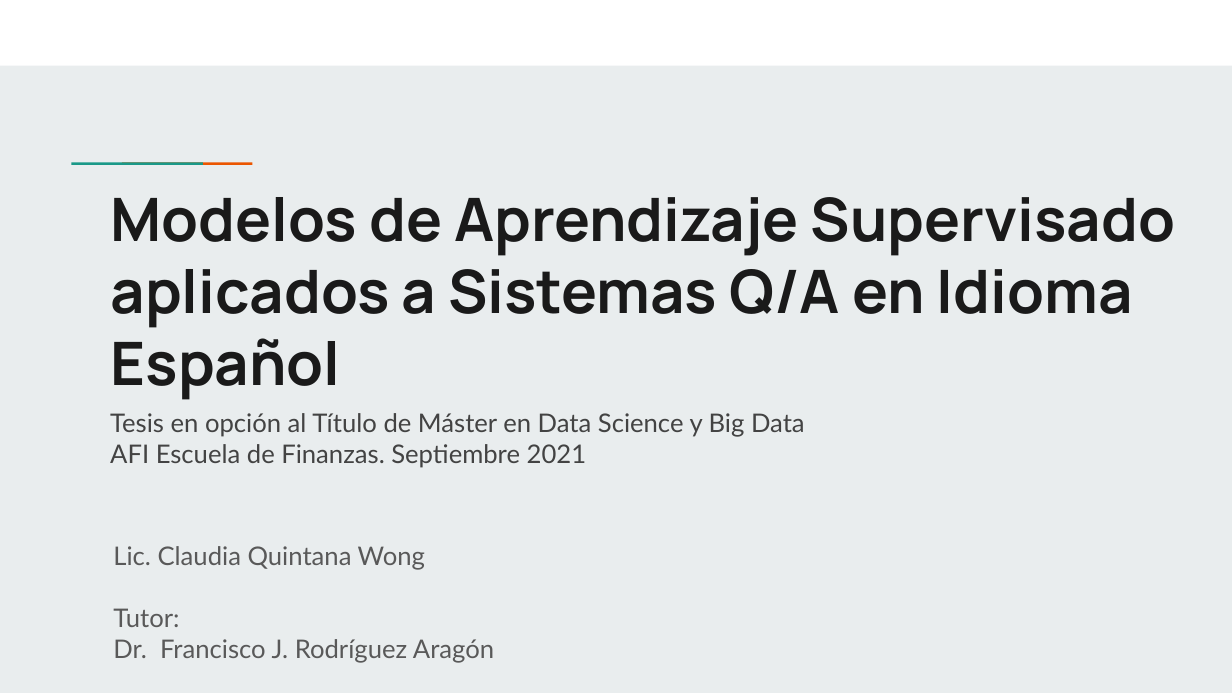
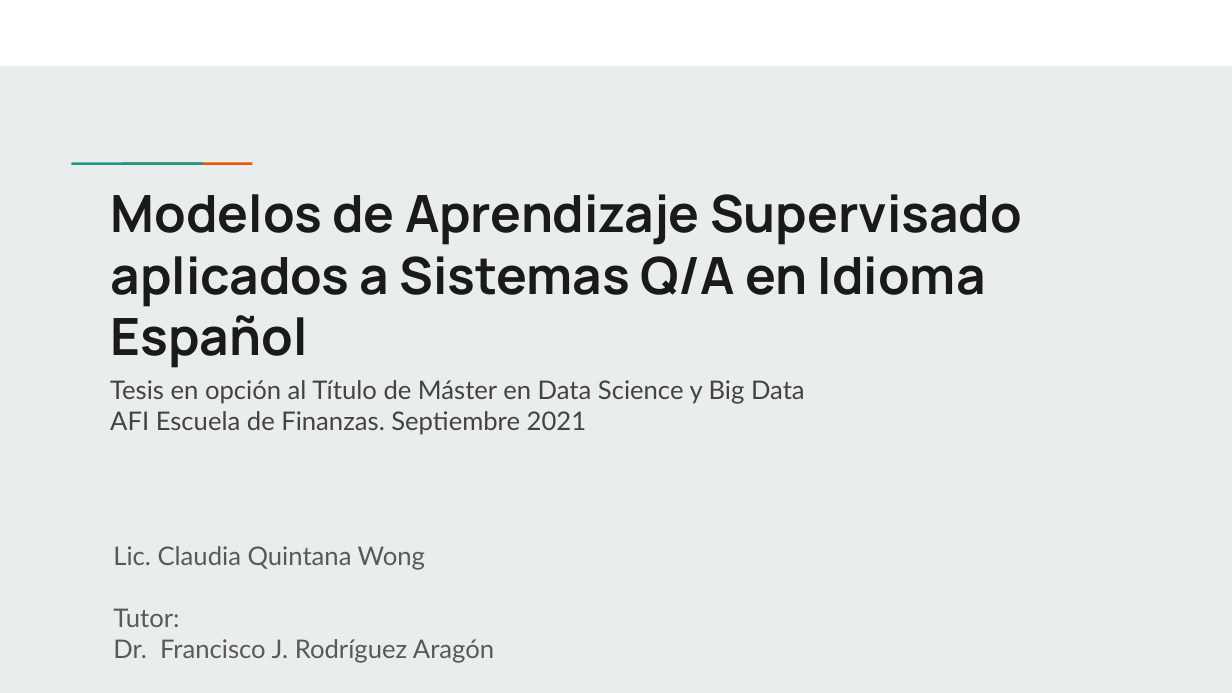
Before and after one commit to claudiaqw/head-qa-afi, a slide deck: slide 1 of defense/Defensa TFM Claudia Quintana Wong.pptx. Drawn at 1232x693 pixels with LibreOffice and Linux fonts; fonts in the diff are those of the drawing. Boxes give left, top, right and bottom in pixels: in the first picture for what was removed or moved away, otherwise in the second. Text is boxed around its words. In the diff, an @@ line names an element or a change of style, - is before the commit and + after.

```diff
--- a/defense/Defensa TFM Claudia Quintana Wong.pptx
+++ b/defense/Defensa TFM Claudia Quintana Wong.pptx
@@ title "Modelos de Aprendizaje Supervisado aplicados ..." at (111, 194, 1022, 368): size 35 to 30 pt @@
@@ text "Tesis en opción al Título ...": place and size @@
-text "Tesis en opción al Título ..." at (110, 413, 805, 468)
+text "Tesis en opción al Título ..." at (110, 380, 805, 435)
```
Also in this commit, not shown: 10 other slides changed, 7 slides added, 8 slides removed.
